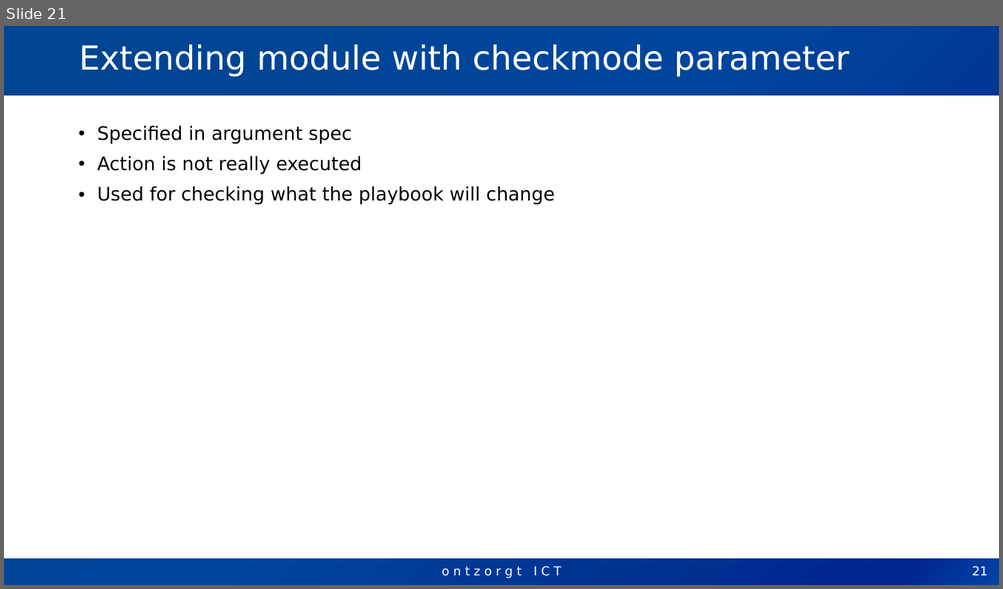
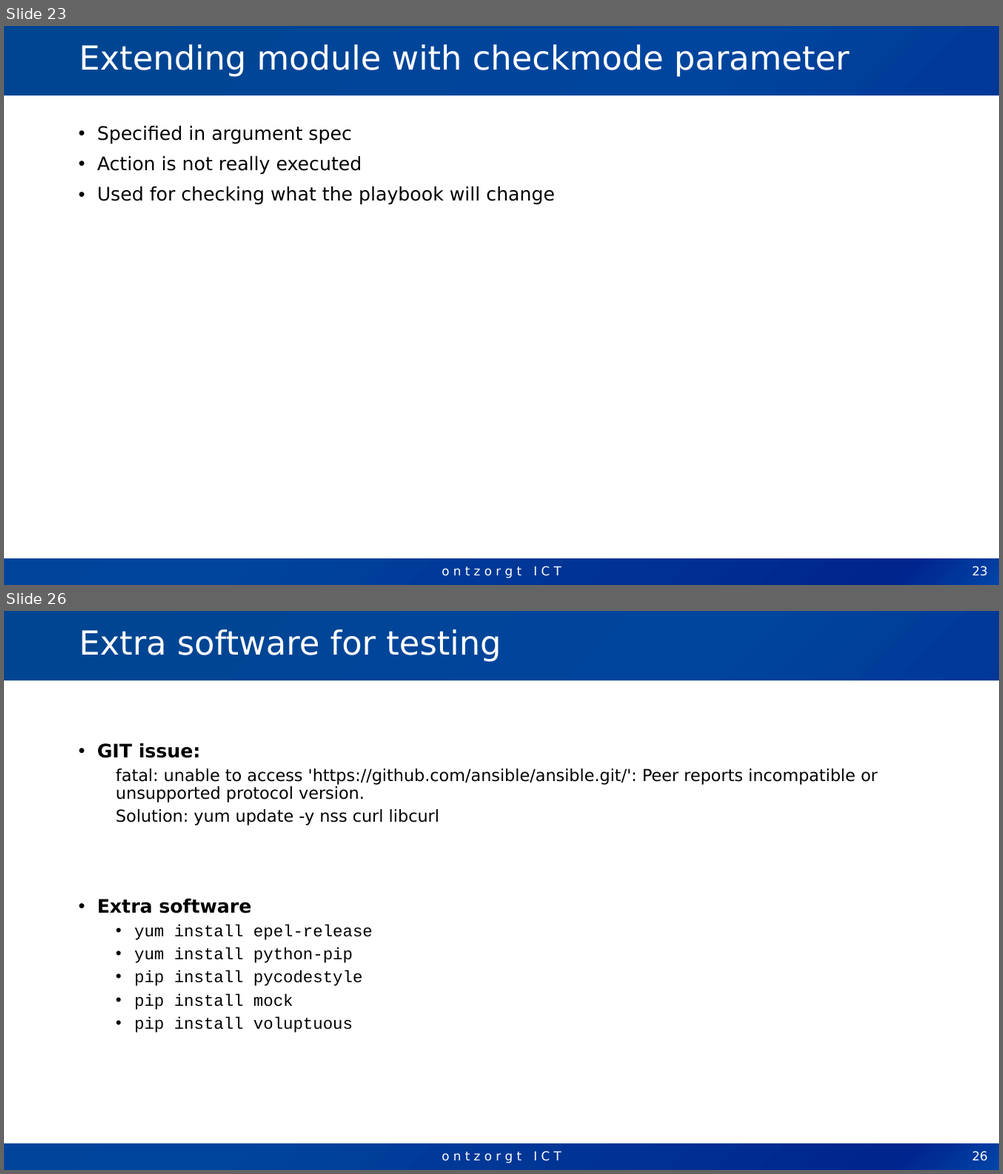
Before and after one commit to molekuul/modules_workshop, a slide deck: Workshop writing Ansible Module.pptx. Shown one above the other, each under a label of ours: slide 21 before the commit, slides 23 and 26 after it; the slides between them are not shown. The pictures are 1003x589 and 1003x1174 pixels, drawn with LibreOffice and Linux fonts; fonts in the diff are those of the drawing; background and template pictures are left out. Boxes give left, top, right and bottom in pixels: in the first picture for what was removed or moved away, otherwise in the second. Text is boxed around its words. In the diff, an @@ line names an element or a change of style, - is before the commit and + after.

```diff
--- a/Workshop writing Ansible Module.pptx
+++ b/Workshop writing Ansible Module.pptx
@@ slide 26 added at box(4, 611, 999, 1170), background #FFFFFF; not listed: 3 template elements that a slide beside it also shows @@
@@ title added at box(79, 629, 501, 661), 32 pt, text #FFFFFF @@
+Extra software for testing
@@ text added at box(97, 743, 877, 1033), 16 pt, text #000000 @@
+• GIT issue:
+  fatal: unable to access 'https://github.com/ansible/ansible.git/': Peer reports incompatible or unsupported protocol version.
+  Solution: yum update -y nss curl libcurl
+• Extra software
+  • yum install epel-release
+  • yum install python-pip
+  • pip install pycodestyle
+  • pip install mock
+  • pip install voluptuous
@@ page number added at box(972, 1151, 987, 1162), 12 pt, text #FFFFFF @@
+26
@@ what was slide 21 is now slide 23 @@
@@ page number at box(972, 566, 987, 577): text changed @@
-21
+23
```
Also in this commit, not shown: 10 slides changed, 2 other slides added, 1 other file.
